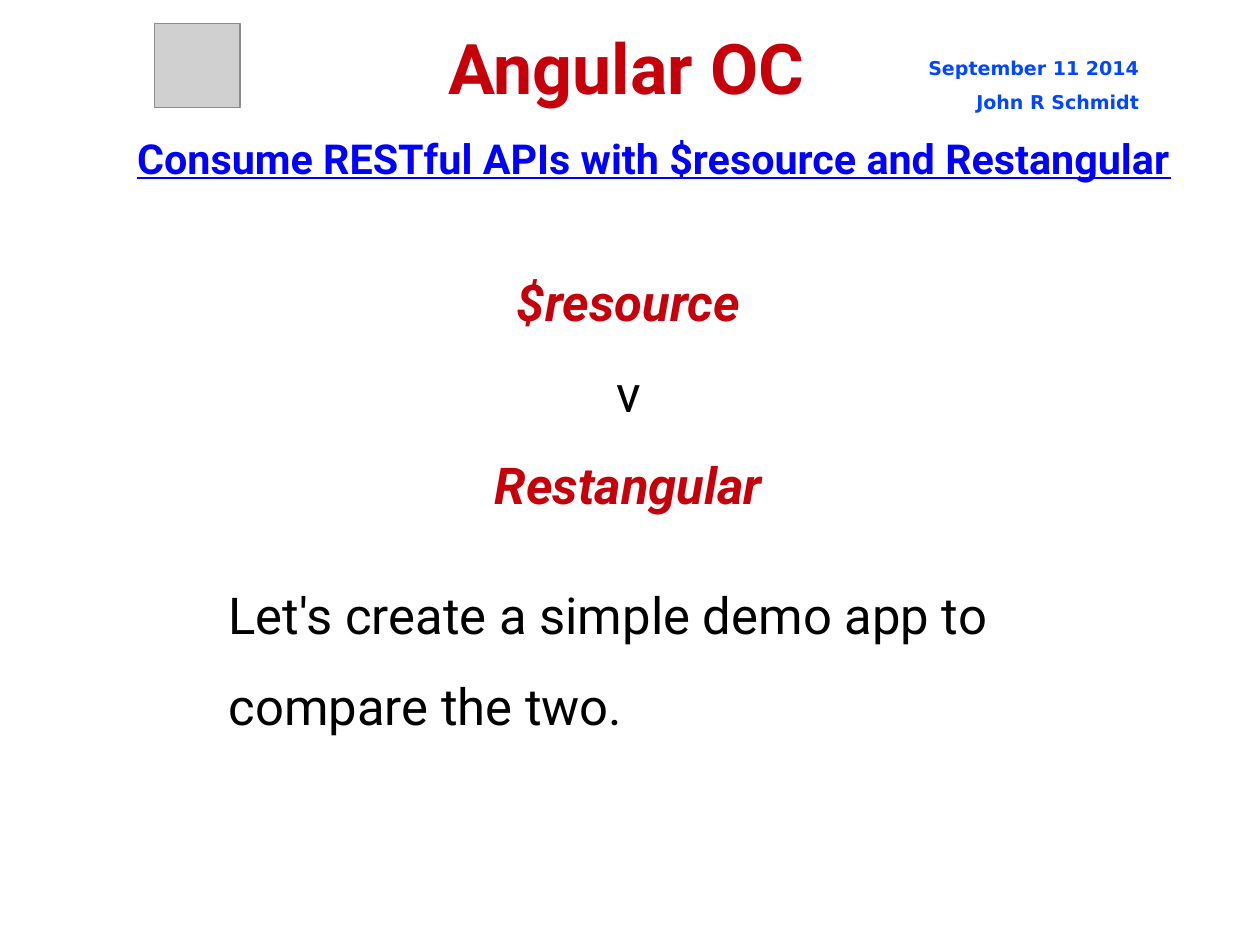
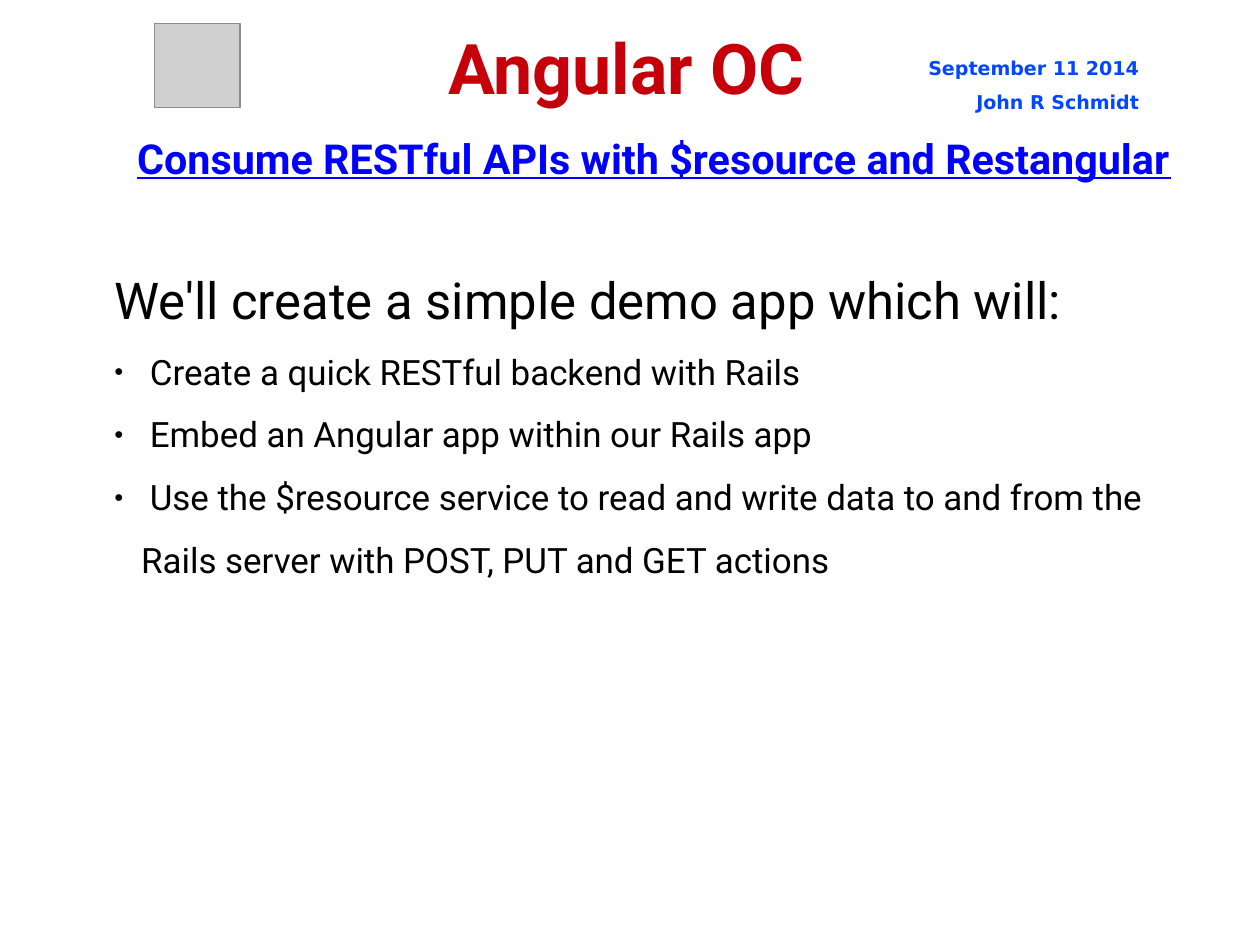
Before and after one commit to jrschmidt/fifa-angular-rest-demo, a slide deck: slide 10 of fifa.odp (slide 6 before the commit). Drawn at 1260x945 pixels with LibreOffice and Linux fonts; fonts in the diff are those of the drawing; grey boxes stand for pictures; background and template pictures are left out. Boxes give left, top, right and bottom in pixels: in the first picture for what was removed or moved away, otherwise in the second. Text is boxed around its words. In the diff, an @@ line names an element or a change of style, - is before the commit and + after.

```diff
--- a/fifa.odp
+++ b/fifa.odp
@@ text added at <box>114,281,1142,578</box>, 22 pt, text #000000 @@
+We'll create a simple demo app which will:
+● Create a quick RESTful backend with Rails
+● Embed an Angular app within our Rails app
+● Use the $resource service to read and write data to and from the Rails server with POST, PUT and GET actions
@@ subtitle removed at <box>495,279,762,515</box> @@
-$resource
-v
-Restangular
@@ text removed at <box>229,596,987,736</box> @@
-Let's create a simple demo app to compare the two.
```
Also in this commit, not shown: 8 other slides changed, 2 slides added, 1 other file.
